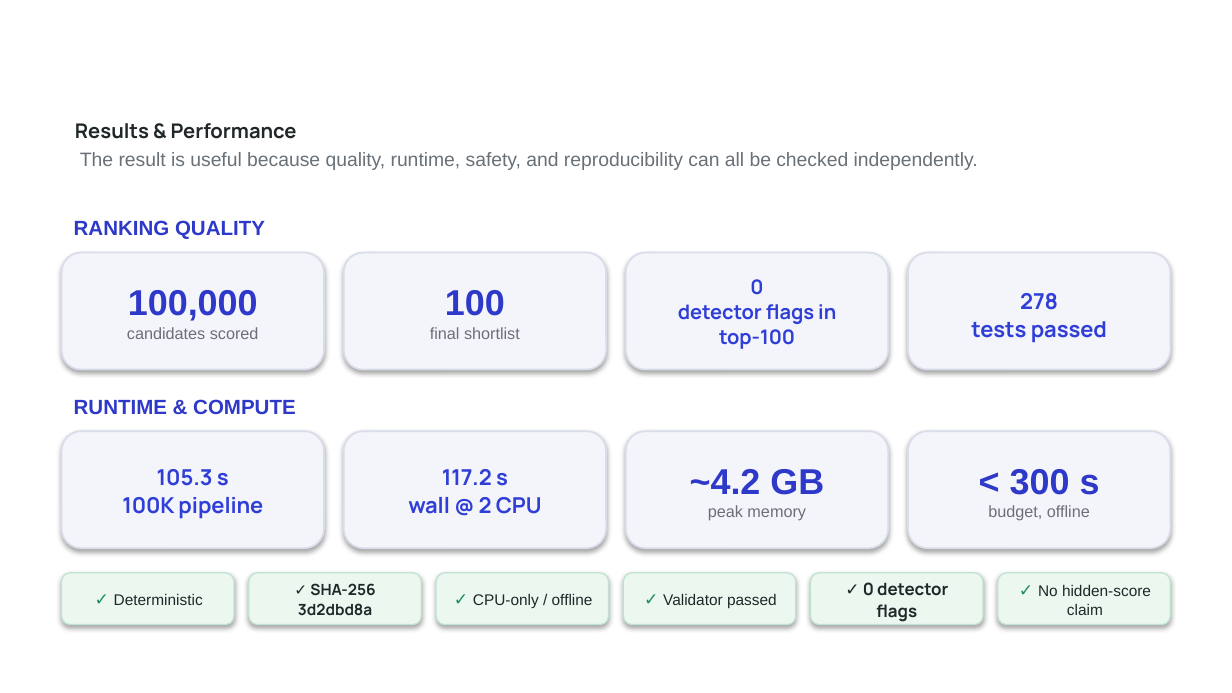
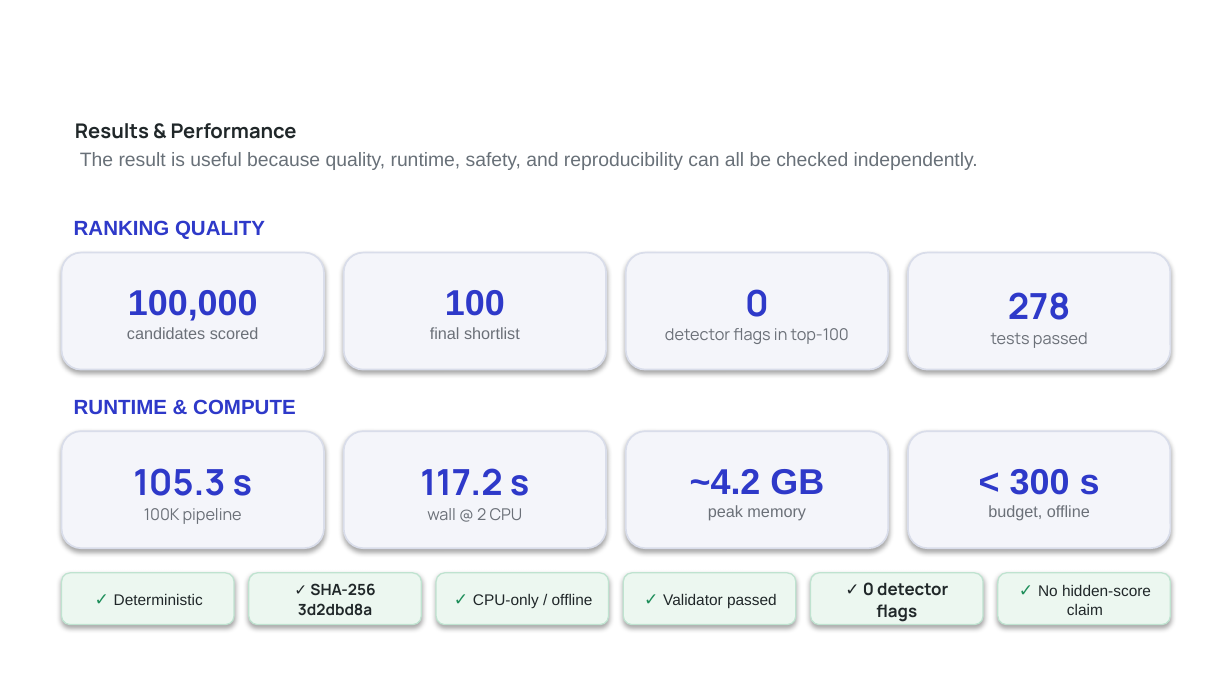
Before and after one commit to bansalbhunesh/redrob-hirefit-ranker, a slide deck: slide 8 of docs/HireFit_Submission_Deck.pptx. Drawn at 1232x693 pixels with LibreOffice and Linux fonts; fonts in the diff are those of the drawing; background and template pictures are left out. Boxes give left, top, right and bottom in pixels: in the first picture for what was removed or moved away, otherwise in the second. Text is boxed around its words. In the diff, an @@ line names an element or a change of style, - is before the commit and + after.

Commit message:
deck: unify slide 8 stat tiles to one hero-stat style (big value + small gray label); template, layout, and copy unchanged

```diff
--- a/docs/HireFit_Submission_Deck.pptx
+++ b/docs/HireFit_Submission_Deck.pptx
@@ rounded rectangle "0" at (x1=626, y1=253, x2=888, y2=370): size 11.6 to 21 pt, text colour #2F3ED6 to #2E39C9 in "0"; size 11.6 to 9.5 pt, text colour #2F3ED6 to #6B7078, bold off @@
@@ rounded rectangle "278" at (x1=908, y1=253, x2=1170, y2=370): size 12.8 to 21 pt, text colour #2F3ED6 to #2E39C9 in "278"; size 12.8 to 9.5 pt, text colour #2F3ED6 to #6B7078, bold off in "tests passed" @@
@@ rounded rectangle "105.3 s" at (x1=62, y1=431, x2=324, y2=548): size 12.8 to 21 pt, text colour #2F3ED6 to #2E39C9 in "105.3 s"; size 12.8 to 9.5 pt, text colour #2F3ED6 to #6B7078, bold off in "100K pipeline" @@
@@ rounded rectangle "117.2 s" at (x1=344, y1=431, x2=606, y2=548): size 12.8 to 21 pt, text colour #2F3ED6 to #2E39C9 in "117.2 s"; size 12.8 to 9.5 pt, text colour #2F3ED6 to #6B7078, bold off in "wall @ 2 CPU" @@
```
